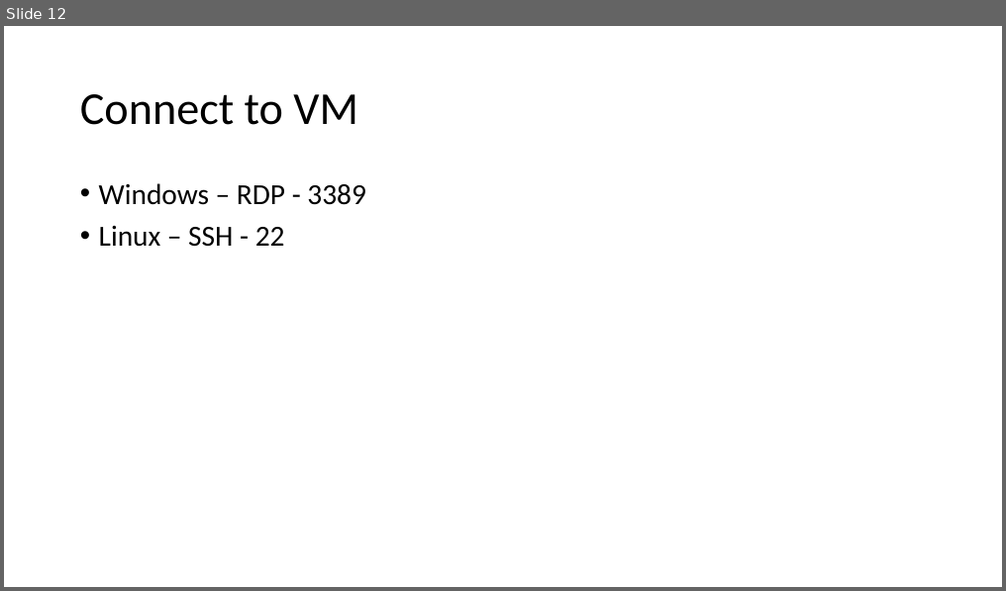
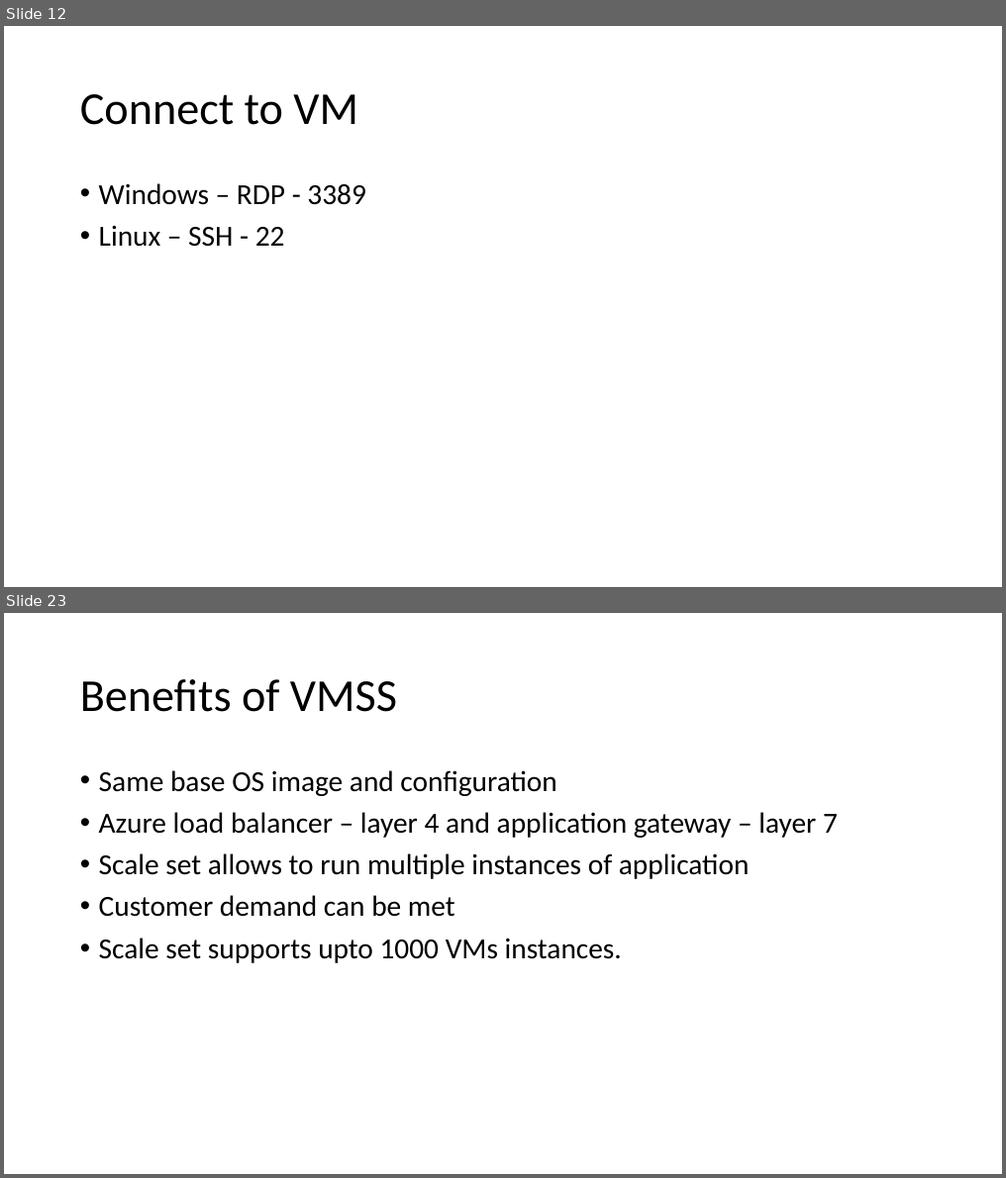
Before and after one commit to ayushrathi15/03June-AZ104, a slide deck: Azure Virtual Machines.pptx. Shown one above the other, each under a label of ours: slide 12 before the commit, slides 12 and 23 after it; the slides between them are not shown. The pictures are 1006x591 and 1006x1178 pixels, drawn with LibreOffice and Linux fonts; fonts in the diff are those of the drawing. Boxes give left, top, right and bottom in pixels: in the first picture for what was removed or moved away, otherwise in the second. Text is boxed around its words. In the diff, an @@ line names an element or a change of style, - is before the commit and + after.

Commit message:
Day 4

```diff
--- a/Azure Virtual Machines.pptx
+++ b/Azure Virtual Machines.pptx
@@ slide 23 added at (4, 613, 1002, 1174), background #FFFFFF @@
@@ title added at (80, 679, 397, 712), 44 pt, text #000000 @@
+Benefits of VMSS
@@ text added at (99, 770, 838, 963), 28 pt, text #000000 @@
+• Same base OS image and configuration
+• Azure load balancer – layer 4 and application gateway – layer 7
+• Scale set allows to run multiple instances of application
+• Customer demand can be met
+• Scale set supports upto 1000 VMs instances.
```
Also in this commit, not shown: 10 other slides added.
